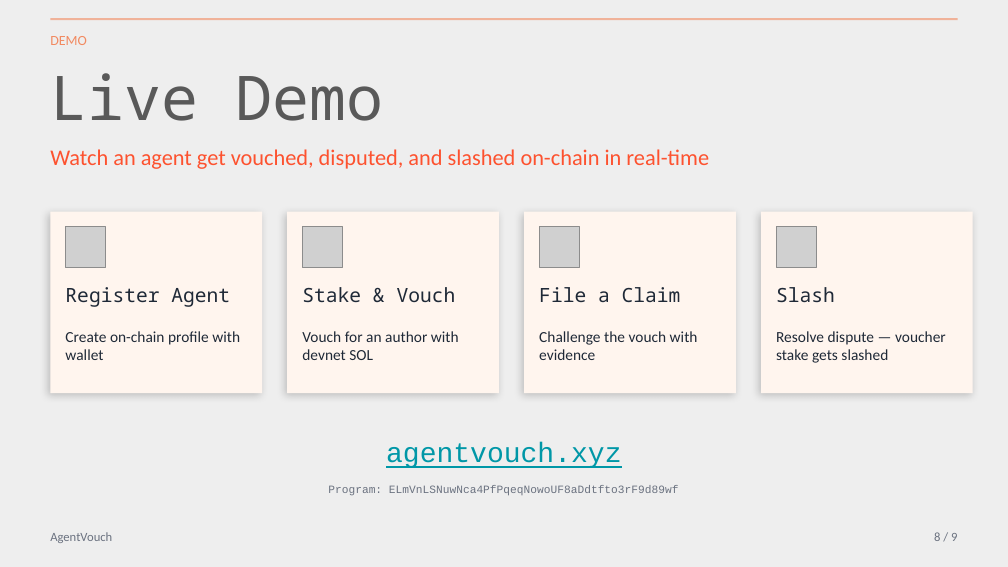
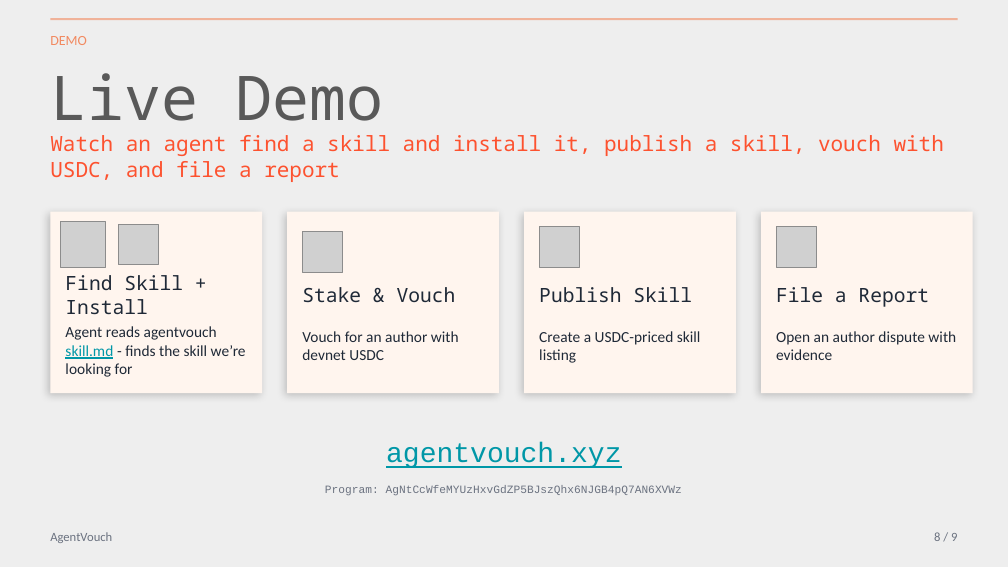
Before and after one commit to dirtybits/agent-reputation-oracle, a slide deck: slide 12 of pitch/AgentVouch_walkthrough.paper.pptx. Drawn at 1008x567 pixels with LibreOffice and Linux fonts; fonts in the diff are those of the drawing; grey boxes stand for pictures. Boxes give left, top, right and bottom in pixels: in the first picture for what was removed or moved away, otherwise in the second. Text is boxed around its words. In the diff, an @@ line names an element or a change of style, - is before the commit and + after.

```diff
--- a/pitch/AgentVouch_walkthrough.paper.pptx
+++ b/pitch/AgentVouch_walkthrough.paper.pptx
@@ text at (50,135,944,182): text changed; size 16 to 15 pt; font Calibri to Noto Sans Mono @@
-Watch an agent get vouched, disputed, and slashed on-chain in real-time
+Watch an agent find a skill and install it, publish a skill, vouch with USDC, and file a report
@@ picture: place and size @@
-picture at (66,227,106,267)
+picture at (60,222,106,267)
@@ picture added at (118,225,158,265) @@
@@ picture: place and size @@
-picture at (302,227,343,267)
+picture at (302,232,343,272)
@@ text at (65,275,183,315): text changed @@
-Register Agent
+Find Skill + Install
@@ text added at (539,287,692,303), 14 pt, text #1F2937 @@
+Publish Skill
@@ text at (776,287,929,307): text changed @@
-File a Claim
+File a Report
@@ text removed at (776,287,835,303) @@
-Slash
@@ text added at (65,326,246,377), 11 pt, text #1F2937 @@
+Agent reads agentvouch skill.md - finds the skill we’re looking for
@@ text removed at (65,331,240,360) @@
-Create on-chain profile with wallet
@@ text at (302,331,459,360): text changed @@
-Vouch for an author with devnet SOL
+Vouch for an author with devnet USDC
@@ text at (539,331,701,363): text changed @@
-Challenge the vouch with evidence
+Create a USDC-priced skill listing
@@ text at (776,331,956,360): text changed @@
-Resolve dispute — voucher stake gets slashed
+Open an author dispute with evidence
@@ text at (325,485,682,495): text changed @@
-Program: ELmVnLSNuwNca4PfPqeqNowoUF8aDdtfto3rF9d89wf
+Program: AgNtCcWfeMYUzHxvGdZP5BJszQhx6NJGB4pQ7AN6XVWz
```
Also in this commit, not shown: 11 other slides changed, 1 slide added, 10 other files.
